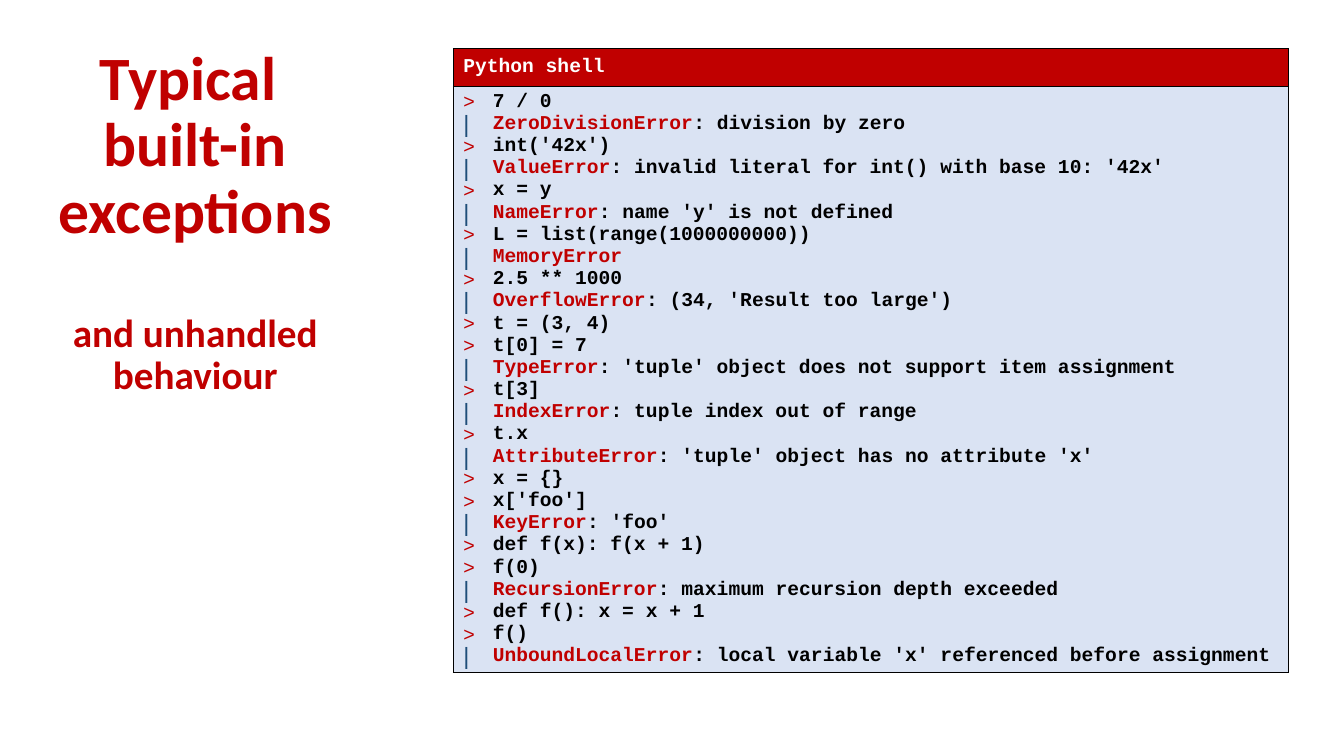
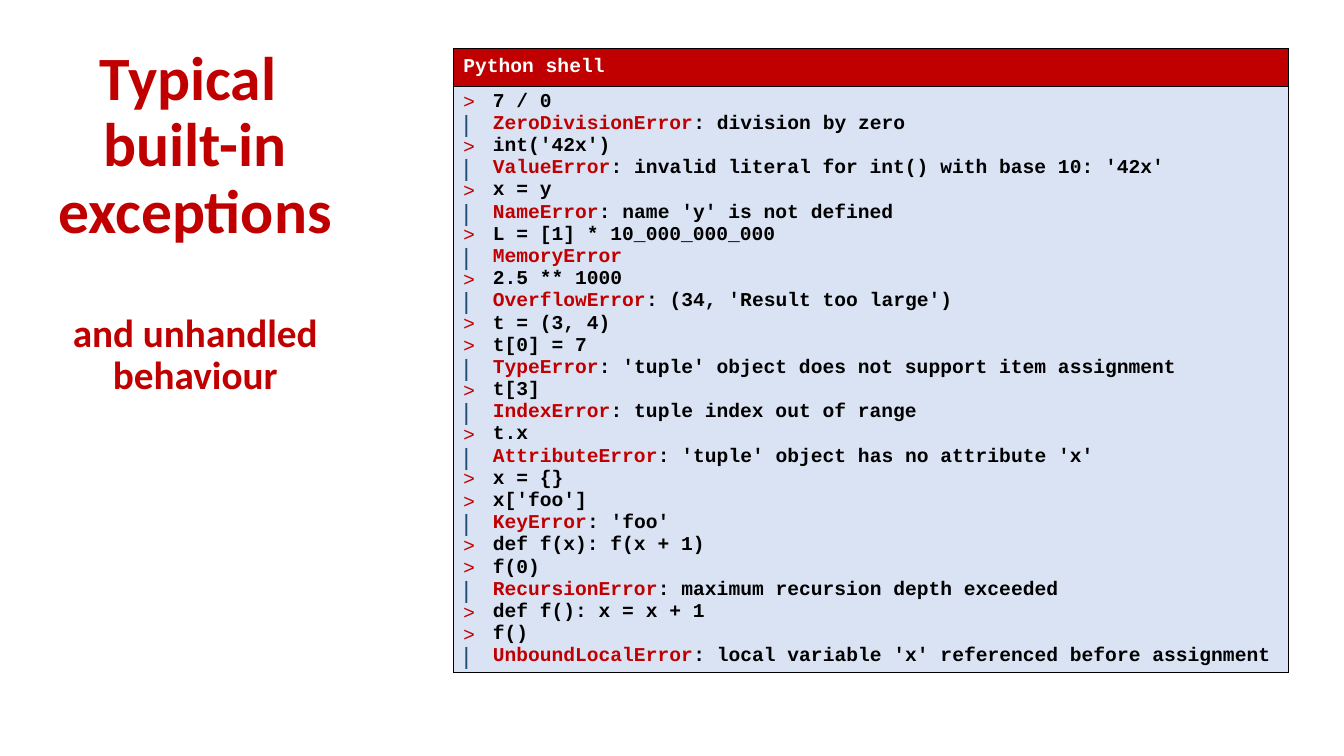
Before and after one commit to gsbrodal/gsbrodal.github.io, a slide deck: slide 4 of ipsa/slides/exceptions.pptx. Drawn at 1344x756 pixels with LibreOffice and Linux fonts; fonts in the diff are those of the drawing. Boxes give left, top, right and bottom in pixels: in the first picture for what was removed or moved away, otherwise in the second. Text is boxed around its words. In the diff, an @@ line names an element or a change of style, - is before the commit and + after.

```diff
--- a/ipsa/slides/exceptions.pptx
+++ b/ipsa/slides/exceptions.pptx
@@ table at (454,48,1290,708) @@
-row 2, column 1: 7 / 0 / ZeroDivisionError: division by zero / int('42x') / ValueError: invalid literal for int() with base 10: '42x' / x = y / NameError: name 'y' is not defined / L = list(range(1000000000)) / MemoryError / 2.5 ** 1000 / OverflowError: (34, 'Result too large') / t = (3, 4) / t[0] = 7 / TypeError: 'tuple' object does not support item assignment / t[3] / IndexError: tuple index out of range / t.x / AttributeError: 'tuple' object has no attribute 'x' / x = {} / x['foo'] / KeyError: 'foo' / def f(x): f(x + 1) / f(0) / RecursionError: maximum recursion depth exceeded / def f(): x = x + 1 / f() / UnboundLocalError: local variable 'x' referenced before assignment
+row 2, column 1: 7 / 0 / ZeroDivisionError: division by zero / int('42x') / ValueError: invalid literal for int() with base 10: '42x' / x = y / NameError: name 'y' is not defined / L = [1] * 10_000_000_000 / MemoryError / 2.5 ** 1000 / OverflowError: (34, 'Result too large') / t = (3, 4) / t[0] = 7 / TypeError: 'tuple' object does not support item assignment / t[3] / IndexError: tuple index out of range / t.x / AttributeError: 'tuple' object has no attribute 'x' / x = {} / x['foo'] / KeyError: 'foo' / def f(x): f(x + 1) / f(0) / RecursionError: maximum recursion depth exceeded / def f(): x = x + 1 / f() / UnboundLocalError: local variable 'x' referenced before assignment
```
Also in this commit, not shown: 11 other slides changed, 6 other files.
